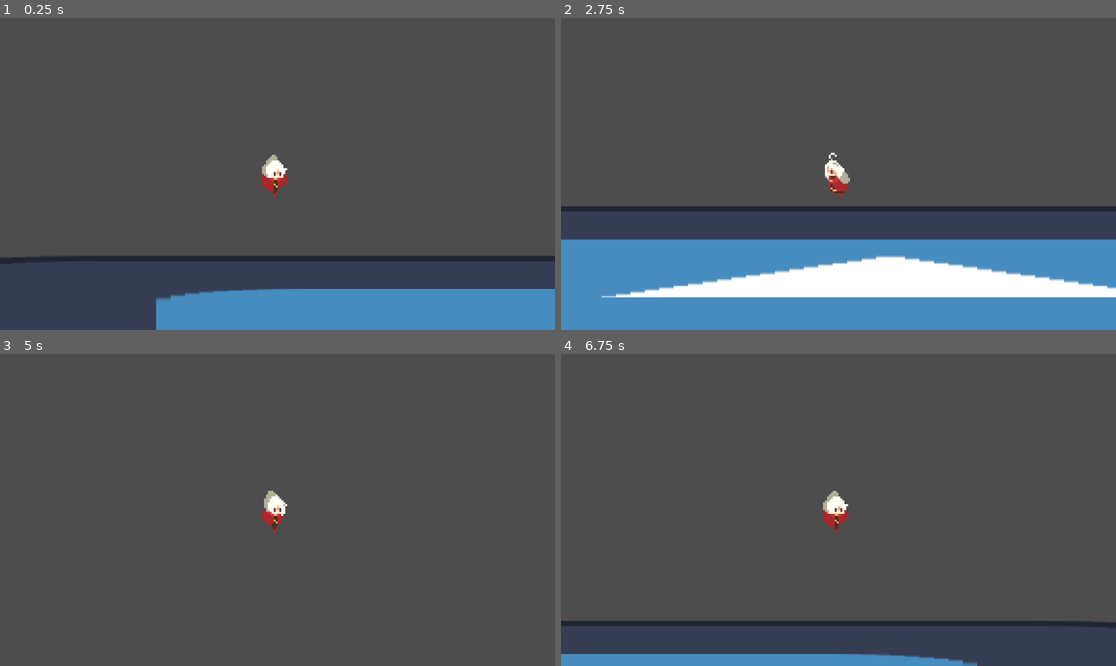
Above: before the commit, frames 1-4 (two rows, left to right).
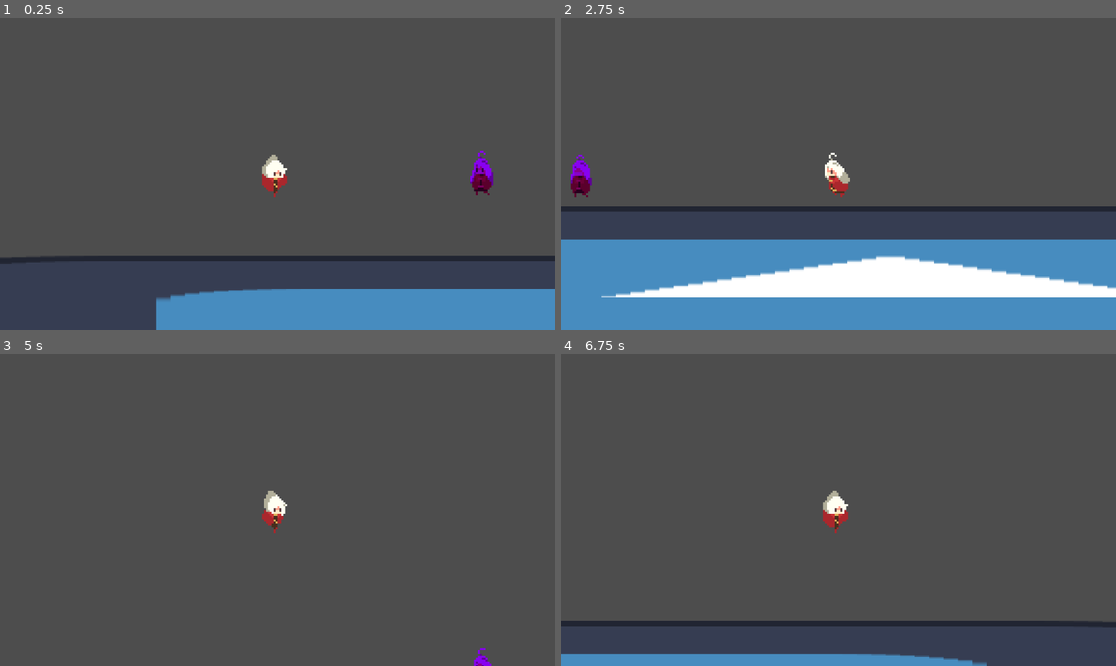
Above: after the commit, the same moments.

Repository: NoelKTheBest/orb-platformer
Game: Godot game, scene res://main.tscn
The game is run twice, just before and just after one commit, with the same random seed, the same clock (stepped at 60 frames per second) and the same inputs. The engine's default icon, where the game draws it, is replaced by a stand-in: a white triangle on a blue panel in a dark square.
Inputs:
- Up to frame 1 (0.25 s): no input
- Up to frame 2 (2.75 s): tap Enter (ui_accept) at 0.5, 0.77, 1.52 s; hold D (move_right) 0.53-2.03 s; tap Down (aim_down) at 0.6 s; tap Left (aim_left) at 1.35 s; hold A (move_left) from 2.03 s (still down); tap Right (aim_right) at 2.1 s
- Up to frame 3 (5 s): tap Up (aim_up) at 2.85 s; tap Enter (ui_accept) at 3.02, 3.77, 4.52 s; tap F (fire) at 3.6 s; release A (move_left) at 4.28 s; hold D (move_right) from 4.28 s (still down); tap Down (aim_down) at 4.35 s
- Up to frame 4 (6.75 s): keep holding D (move_right); tap Left (aim_left) at 5.1 s; tap Right (aim_right) at 5.85 s; tap Enter (ui_accept) at 6.02 s; tap Up (aim_up) at 6.6 s

The runs differ from the first frame. In frame 1, 0.4% of the frame differs, in the area x 84-89%, y 42-57%; in frame 2, 0.4%; in frame 3, 0.1%; in frame 4, 0.1%.
Error before the commit: Error setting property 'linear_velocity' with value of type Nil. (res://scripts/orb.gd:30)

Commit message:
Add enemy to scene

Diff:
--- a/open-the-portal/main.tscn
+++ b/open-the-portal/main.tscn
@@ -1,7 +1,7 @@
-[gd_scene load_steps=9 format=3 uid="uid://c1dlu44lvgmwj"]
+[gd_scene load_steps=8 format=3 uid="uid://c1dlu44lvgmwj"]
 
-[ext_resource type="PackedScene" uid="uid://dmatmww6hklyv" path="res://scenes/orb.tscn" id="1_qgy8r"]
 [ext_resource type="Texture2D" uid="uid://dct2g56wac3j3" path="res://icon.svg" id="1_wnmn8"]
+[ext_resource type="PackedScene" uid="uid://b2ius7ny1cpy5" path="res://scenes/TestEnemy.tscn" id="3_a2x3o"]
 [ext_resource type="PackedScene" uid="uid://c315v4sddvhwd" path="res://scenes/Player.tscn" id="3_nk5g0"]
 
 [sub_resource type="PhysicsMaterial" id="PhysicsMaterial_woefi"]
@@ -12,10 +12,6 @@
 size = Vector2(20, 215)
 
 [sub_resource type="PhysicsMaterial" id="PhysicsMaterial_smsab"]
-friction = 0.0
-bounce = 1.0
-
-[sub_resource type="PhysicsMaterial" id="PhysicsMaterial_d3q73"]
 friction = 0.0
 bounce = 1.0
 
@@ -50,14 +46,6 @@
 scale = Vector2(0.140625, 1.67188)
 texture = ExtResource("1_wnmn8")
 
-[node name="RigidBody2D" parent="." instance=ExtResource("1_qgy8r")]
-position = Vector2(163, 322)
-physics_material_override = SubResource("PhysicsMaterial_d3q73")
-gravity_scale = 0.0
-contact_monitor = true
-max_contacts_reported = 1
-launch_vector = Vector2(100, 0)
-
 [node name="StaticBody2D3" type="StaticBody2D" parent="."]
 position = Vector2(556, 579)
 scale = Vector2(48, 4.96)
@@ -72,5 +60,5 @@
 [node name="CharacterBody2D" parent="." instance=ExtResource("3_nk5g0")]
 position = Vector2(289, 462)
 
-[connection signal="body_entered" from="RigidBody2D" to="RigidBody2D" method="_on_body_entered"]
-[connection signal="body_shape_entered" from="RigidBody2D" to="RigidBody2D" method="_on_body_shape_entered"]
+[node name="CharacterBody2D2" parent="." instance=ExtResource("3_a2x3o")]
+position = Vector2(395, 461)
--- a/open-the-portal/scenes/TestEnemy.tscn
+++ b/open-the-portal/scenes/TestEnemy.tscn
@@ -11,10 +11,8 @@
 [sub_resource type="CapsuleShape2D" id="CapsuleShape2D_g2dcj"]
 height = 26.0
 
-[sub_resource type="Animation" id="Animation_2ke4t"]
-resource_name = "idle"
-length = 0.5
-loop_mode = 1
+[sub_resource type="Animation" id="Animation_g4peo"]
+length = 0.001
 tracks/0/type = "value"
 tracks/0/imported = false
 tracks/0/enabled = true
@@ -46,10 +44,10 @@
 tracks/2/interp = 1
 tracks/2/loop_wrap = true
 tracks/2/keys = {
-"times": PackedFloat32Array(0, 0.1, 0.2, 0.3, 0.4),
-"transitions": PackedFloat32Array(1, 1, 1, 1, 1),
-"update": 1,
-"values": [0, 1, 2, 3, 4]
+"times": PackedFloat32Array(0),
+"transitions": PackedFloat32Array(1),
+"update": 1,
+"values": [0]
 }
 tracks/3/type = "value"
 tracks/3/imported = false
@@ -63,57 +61,6 @@
 "update": 0,
 "values": [Vector2(0, 5)]
 }
-
-[sub_resource type="Animation" id="Animation_g4peo"]
-length = 0.001
-tracks/0/type = "value"
-tracks/0/imported = false
-tracks/0/enabled = true
-tracks/0/path = NodePath("Sprite2D:texture")
-tracks/0/interp = 1
-tracks/0/loop_wrap = true
-tracks/0/keys = {
-"times": PackedFloat32Array(0),
-"transitions": PackedFloat32Array(1),
-"update": 1,
-"values": [ExtResource("2_yv8y2")]
-}
-tracks/1/type = "value"
-tracks/1/imported = false
-tracks/1/enabled = true
-tracks/1/path = NodePath("Sprite2D:hframes")
-tracks/1/interp = 1
-tracks/1/loop_wrap = true
-tracks/1/keys = {
-"times": PackedFloat32Array(0),
-"transitions": PackedFloat32Array(1),
-"update": 1,
-"values": [5]
-}
-tracks/2/type = "value"
-tracks/2/imported = false
-tracks/2/enabled = true
-tracks/2/path = NodePath("Sprite2D:frame")
-tracks/2/interp = 1
-tracks/2/loop_wrap = true
-tracks/2/keys = {
-"times": PackedFloat32Array(0),
-"transitions": PackedFloat32Array(1),
-"update": 1,
-"values": [0]
-}
-tracks/3/type = "value"
-tracks/3/imported = false
-tracks/3/enabled = true
-tracks/3/path = NodePath("Sprite2D:position")
-tracks/3/interp = 1
-tracks/3/loop_wrap = true
-tracks/3/keys = {
-"times": PackedFloat32Array(0),
-"transitions": PackedFloat32Array(1),
-"update": 0,
-"values": [Vector2(0, 5)]
-}
 tracks/4/type = "value"
 tracks/4/imported = false
 tracks/4/enabled = true
@@ -125,169 +72,6 @@
 "transitions": PackedFloat32Array(1),
 "update": 1,
 "values": [0]
-}
-
-[sub_resource type="Animation" id="Animation_fkivj"]
-resource_name = "run"
-length = 0.6
-loop_mode = 1
-tracks/0/type = "value"
-tracks/0/imported = false
-tracks/0/enabled = true
-tracks/0/path = NodePath("Sprite2D:texture")
-tracks/0/interp = 1
-tracks/0/loop_wrap = true
-tracks/0/keys = {
-"times": PackedFloat32Array(0),
-"transitions": PackedFloat32Array(1),
-"update": 1,
-"values": [ExtResource("3_7ckaw")]
-}
-tracks/1/type = "value"
-tracks/1/imported = false
-tracks/1/enabled = true
-tracks/1/path = NodePath("Sprite2D:hframes")
-tracks/1/interp = 1
-tracks/1/loop_wrap = true
-tracks/1/keys = {
-"times": PackedFloat32Array(0),
-"transitions": PackedFloat32Array(1),
-"update": 1,
-"values": [6]
-}
-tracks/2/type = "value"
-tracks/2/imported = false
-tracks/2/enabled = true
-tracks/2/path = NodePath("Sprite2D:frame")
-tracks/2/interp = 1
-tracks/2/loop_wrap = true
-tracks/2/keys = {
-"times": PackedFloat32Array(0, 0.1, 0.2, 0.3, 0.4, 0.5),
-"transitions": PackedFloat32Array(1, 1, 1, 1, 1, 1),
-"update": 1,
-"values": [0, 1, 2, 3, 4, 5]
-}
-
-[sub_resource type="Animation" id="Animation_aob03"]
-resource_name = "shoot_orb"
-length = 0.5
-tracks/0/type = "value"
-tracks/0/imported = false
-tracks/0/enabled = true
-tracks/0/path = NodePath("Sprite2D:texture")
-tracks/0/interp = 1
-tracks/0/loop_wrap = true
-tracks/0/keys = {
-"times": PackedFloat32Array(0),
-"transitions": PackedFloat32Array(1),
-"update": 1,
-"values": [ExtResource("4_fae76")]
-}
-tracks/1/type = "value"
-tracks/1/imported = false
-tracks/1/enabled = true
-tracks/1/path = NodePath("Sprite2D:hframes")
-tracks/1/interp = 1
-tracks/1/loop_wrap = true
-tracks/1/keys = {
-"times": PackedFloat32Array(0),
-"transitions": PackedFloat32Array(1),
-"update": 1,
-"values": [5]
-}
-tracks/2/type = "value"
-tracks/2/imported = false
-tracks/2/enabled = true
-tracks/2/path = NodePath("Sprite2D:frame")
-tracks/2/interp = 1
-tracks/2/loop_wrap = true
-tracks/2/keys = {
-"times": PackedFloat32Array(0, 0.1, 0.2, 0.3, 0.4),
-"transitions": PackedFloat32Array(1, 1, 1, 1, 1),
-"update": 1,
-"values": [0, 1, 2, 3, 4]
-}
-
-[sub_resource type="Animation" id="Animation_efl2j"]
-resource_name = "jump"
-length = 0.4
-loop_mode = 1
-tracks/0/type = "value"
-tracks/0/imported = false
-tracks/0/enabled = true
-tracks/0/path = NodePath("Sprite2D:texture")
-tracks/0/interp = 1
-tracks/0/loop_wrap = true
-tracks/0/keys = {
-"times": PackedFloat32Array(0),
-"transitions": PackedFloat32Array(1),
-"update": 1,
-"values": [ExtResource("5_mfgkr")]
-}
-tracks/1/type = "value"
-tracks/1/imported = false
-tracks/1/enabled = true
-tracks/1/path = NodePath("Sprite2D:hframes")
-tracks/1/interp = 1
-tracks/1/loop_wrap = true
-tracks/1/keys = {
-"times": PackedFloat32Array(0),
-"transitions": PackedFloat32Array(1),
-"update": 1,
-"values": [4]
-}
-tracks/2/type = "value"
-tracks/2/imported = false
-tracks/2/enabled = true
-tracks/2/path = NodePath("Sprite2D:frame")
-tracks/2/interp = 1
-tracks/2/loop_wrap = true
-tracks/2/keys = {
-"times": PackedFloat32Array(0, 0.1, 0.2, 0.3),
-"transitions": PackedFloat32Array(1, 1, 1, 1),
-"update": 1,
-"values": [0, 1, 2, 3]
-}
-
-[sub_resource type="Animation" id="Animation_jxu04"]
-resource_name = "fall"
-length = 0.4
-loop_mode = 1
-tracks/0/type = "value"
-tracks/0/imported = false
-tracks/0/enabled = true
-tracks/0/path = NodePath("Sprite2D:texture")
-tracks/0/interp = 1
-tracks/0/loop_wrap = true
-tracks/0/keys = {
-"times": PackedFloat32Array(0),
-"transitions": PackedFloat32Array(1),
-"update": 1,
-"values": [ExtResource("6_1sm64")]
-}
-tracks/1/type = "value"
-tracks/1/imported = false
-tracks/1/enabled = true
-tracks/1/path = NodePath("Sprite2D:hframes")
-tracks/1/interp = 1
-tracks/1/loop_wrap = true
-tracks/1/keys = {
-"times": PackedFloat32Array(0),
-"transitions": PackedFloat32Array(1),
-"update": 1,
-"values": [4]
-}
-tracks/2/type = "value"
-tracks/2/imported = false
-tracks/2/enabled = true
-tracks/2/path = NodePath("Sprite2D:frame")
-tracks/2/interp = 1
-tracks/2/loop_wrap = true
-tracks/2/keys = {
-"times": PackedFloat32Array(0, 0.1, 0.2, 0.3),
-"transitions": PackedFloat32Array(1, 1, 1, 1),
-"update": 1,
-"values": [0, 1, 2, 3]
 }
 
 [sub_resource type="Animation" id="Animation_pfstr"]
@@ -342,6 +126,222 @@
 "values": [0, 32, 0]
 }
 
+[sub_resource type="Animation" id="Animation_jxu04"]
+resource_name = "fall"
+length = 0.4
+loop_mode = 1
+tracks/0/type = "value"
+tracks/0/imported = false
+tracks/0/enabled = true
+tracks/0/path = NodePath("Sprite2D:texture")
+tracks/0/interp = 1
+tracks/0/loop_wrap = true
+tracks/0/keys = {
+"times": PackedFloat32Array(0),
+"transitions": PackedFloat32Array(1),
+"update": 1,
+"values": [ExtResource("6_1sm64")]
+}
+tracks/1/type = "value"
+tracks/1/imported = false
+tracks/1/enabled = true
+tracks/1/path = NodePath("Sprite2D:hframes")
+tracks/1/interp = 1
+tracks/1/loop_wrap = true
+tracks/1/keys = {
+"times": PackedFloat32Array(0),
+"transitions": PackedFloat32Array(1),
+"update": 1,
+"values": [4]
+}
+tracks/2/type = "value"
+tracks/2/imported = false
+tracks/2/enabled = true
+tracks/2/path = NodePath("Sprite2D:frame")
+tracks/2/interp = 1
+tracks/2/loop_wrap = true
+tracks/2/keys = {
+"times": PackedFloat32Array(0, 0.1, 0.2, 0.3),
+"transitions": PackedFloat32Array(1, 1, 1, 1),
+"update": 1,
+"values": [0, 1, 2, 3]
+}
+
+[sub_resource type="Animation" id="Animation_2ke4t"]
+resource_name = "idle"
+length = 0.5
+loop_mode = 1
+tracks/0/type = "value"
+tracks/0/imported = false
+tracks/0/enabled = true
+tracks/0/path = NodePath("Sprite2D:texture")
+tracks/0/interp = 1
+tracks/0/loop_wrap = true
+tracks/0/keys = {
+"times": PackedFloat32Array(0),
+"transitions": PackedFloat32Array(1),
+"update": 1,
+"values": [ExtResource("2_yv8y2")]
+}
+tracks/1/type = "value"
+tracks/1/imported = false
+tracks/1/enabled = true
+tracks/1/path = NodePath("Sprite2D:hframes")
+tracks/1/interp = 1
+tracks/1/loop_wrap = true
+tracks/1/keys = {
+"times": PackedFloat32Array(0),
+"transitions": PackedFloat32Array(1),
+"update": 1,
+"values": [5]
+}
+tracks/2/type = "value"
+tracks/2/imported = false
+tracks/2/enabled = true
+tracks/2/path = NodePath("Sprite2D:frame")
+tracks/2/interp = 1
+tracks/2/loop_wrap = true
+tracks/2/keys = {
+"times": PackedFloat32Array(0, 0.1, 0.2, 0.3, 0.4),
+"transitions": PackedFloat32Array(1, 1, 1, 1, 1),
+"update": 1,
+"values": [0, 1, 2, 3, 4]
+}
+tracks/3/type = "value"
+tracks/3/imported = false
+tracks/3/enabled = true
+tracks/3/path = NodePath("Sprite2D:position")
+tracks/3/interp = 1
+tracks/3/loop_wrap = true
+tracks/3/keys = {
+"times": PackedFloat32Array(0),
+"transitions": PackedFloat32Array(1),
+"update": 0,
+"values": [Vector2(0, 5)]
+}
+
+[sub_resource type="Animation" id="Animation_efl2j"]
+resource_name = "jump"
+length = 0.4
+loop_mode = 1
+tracks/0/type = "value"
+tracks/0/imported = false
+tracks/0/enabled = true
+tracks/0/path = NodePath("Sprite2D:texture")
+tracks/0/interp = 1
+tracks/0/loop_wrap = true
+tracks/0/keys = {
+"times": PackedFloat32Array(0),
+"transitions": PackedFloat32Array(1),
+"update": 1,
+"values": [ExtResource("5_mfgkr")]
+}
+tracks/1/type = "value"
+tracks/1/imported = false
+tracks/1/enabled = true
+tracks/1/path = NodePath("Sprite2D:hframes")
+tracks/1/interp = 1
+tracks/1/loop_wrap = true
+tracks/1/keys = {
+"times": PackedFloat32Array(0),
+"transitions": PackedFloat32Array(1),
+"update": 1,
+"values": [4]
+}
+tracks/2/type = "value"
+tracks/2/imported = false
+tracks/2/enabled = true
+tracks/2/path = NodePath("Sprite2D:frame")
+tracks/2/interp = 1
+tracks/2/loop_wrap = true
+tracks/2/keys = {
+"times": PackedFloat32Array(0, 0.1, 0.2, 0.3),
+"transitions": PackedFloat32Array(1, 1, 1, 1),
+"update": 1,
+"values": [0, 1, 2, 3]
+}
+
+[sub_resource type="Animation" id="Animation_fkivj"]
+resource_name = "run"
+length = 0.6
+loop_mode = 1
+tracks/0/type = "value"
+tracks/0/imported = false
+tracks/0/enabled = true
+tracks/0/path = NodePath("Sprite2D:texture")
+tracks/0/interp = 1
+tracks/0/loop_wrap = true
+tracks/0/keys = {
+"times": PackedFloat32Array(0),
+"transitions": PackedFloat32Array(1),
+"update": 1,
+"values": [ExtResource("3_7ckaw")]
+}
+tracks/1/type = "value"
+tracks/1/imported = false
+tracks/1/enabled = true
+tracks/1/path = NodePath("Sprite2D:hframes")
+tracks/1/interp = 1
+tracks/1/loop_wrap = true
+tracks/1/keys = {
+"times": PackedFloat32Array(0),
+"transitions": PackedFloat32Array(1),
+"update": 1,
+"values": [6]
+}
+tracks/2/type = "value"
+tracks/2/imported = false
+tracks/2/enabled = true
+tracks/2/path = NodePath("Sprite2D:frame")
+tracks/2/interp = 1
+tracks/2/loop_wrap = true
+tracks/2/keys = {
+"times": PackedFloat32Array(0, 0.1, 0.2, 0.3, 0.4, 0.5),
+"transitions": PackedFloat32Array(1, 1, 1, 1, 1, 1),
+"update": 1,
+"values": [0, 1, 2, 3, 4, 5]
+}
+
+[sub_resource type="Animation" id="Animation_aob03"]
+resource_name = "shoot_orb"
+length = 0.5
+tracks/0/type = "value"
+tracks/0/imported = false
+tracks/0/enabled = true
+tracks/0/path = NodePath("Sprite2D:texture")
+tracks/0/interp = 1
+tracks/0/loop_wrap = true
+tracks/0/keys = {
+"times": PackedFloat32Array(0),
+"transitions": PackedFloat32Array(1),
+"update": 1,
+"values": [ExtResource("4_fae76")]
+}
+tracks/1/type = "value"
+tracks/1/imported = false
+tracks/1/enabled = true
+tracks/1/path = NodePath("Sprite2D:hframes")
+tracks/1/interp = 1
+tracks/1/loop_wrap = true
+tracks/1/keys = {
+"times": PackedFloat32Array(0),
+"transitions": PackedFloat32Array(1),
+"update": 1,
+"values": [5]
+}
+tracks/2/type = "value"
+tracks/2/imported = false
+tracks/2/enabled = true
+tracks/2/path = NodePath("Sprite2D:frame")
+tracks/2/interp = 1
+tracks/2/loop_wrap = true
+tracks/2/keys = {
+"times": PackedFloat32Array(0, 0.1, 0.2, 0.3, 0.4),
+"transitions": PackedFloat32Array(1, 1, 1, 1, 1),
+"update": 1,
+"values": [0, 1, 2, 3, 4]
+}
+
 [sub_resource type="AnimationLibrary" id="AnimationLibrary_wdrn2"]
 _data = {
 "RESET": SubResource("Animation_g4peo"),
@@ -369,6 +369,7 @@
 [node name="Sprite2D" type="Sprite2D" parent="."]
 position = Vector2(0, 5)
 texture = ExtResource("2_yv8y2")
+flip_h = true
 hframes = 5
 
 [node name="AnimationPlayer" type="AnimationPlayer" parent="."]
@@ -377,16 +378,18 @@
 }
 
 [node name="Area2D" type="Area2D" parent="."]
+collision_layer = 32
+collision_mask = 32
 
 [node name="CollisionShape2D" type="CollisionShape2D" parent="Area2D"]
-visible = false
 shape = SubResource("CircleShape2D_ndwq2")
+debug_color = Color(0, 0.595, 0.7, 0.0745098)
 
 [node name="StaticBody2D" type="StaticBody2D" parent="."]
 collision_layer = 0
 
 [node name="CollisionShape2D" type="CollisionShape2D" parent="StaticBody2D"]
-position = Vector2(18, 3)
+position = Vector2(-18, 3)
 shape = SubResource("RectangleShape2D_3yjg6")
 
 [connection signal="body_entered" from="Area2D" to="." method="_on_area_2d_body_entered"]
--- a/open-the-portal/scenes/test_enemy.gd
+++ b/open-the-portal/scenes/test_enemy.gd
@@ -11,5 +11,15 @@
 	$AnimationPlayer.play("idle")
 
 
+func _physics_process(delta: float) -> void:
+	if not is_on_floor():
+		velocity += get_gravity() * delta
+
+	move_and_slide()
+
+
 func _on_area_2d_body_entered(body: Node2D) -> void:
-	$AnimationPlayer.play("fall")
+	#print("an orb is close")
+	$AnimationPlayer.stop()
+	$AnimationPlayer.play("block")
+	$AnimationPlayer.is_playing()
